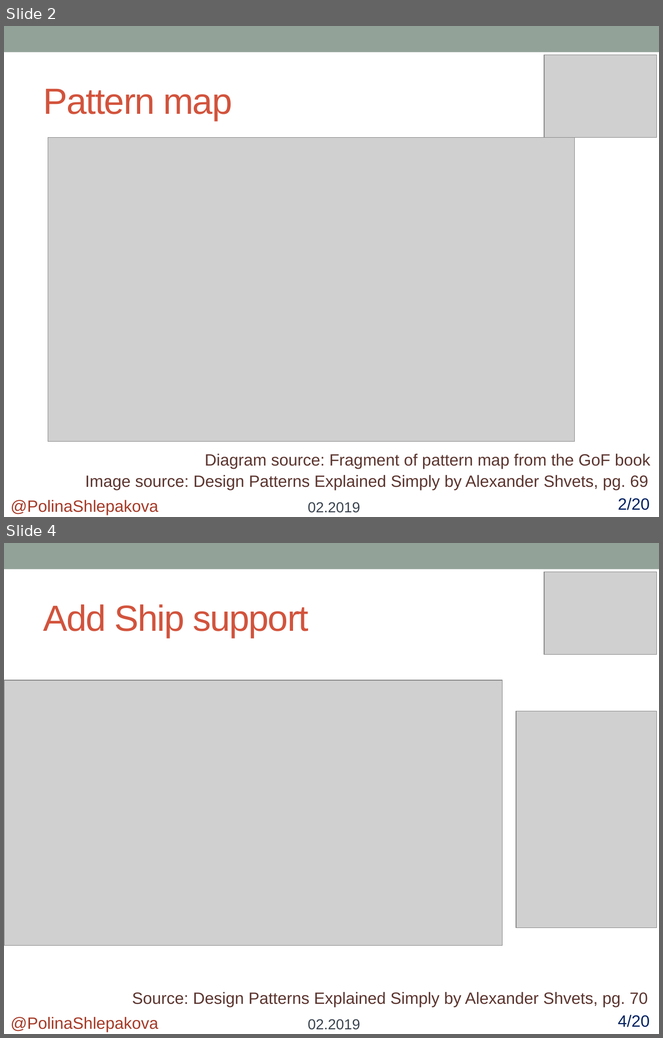
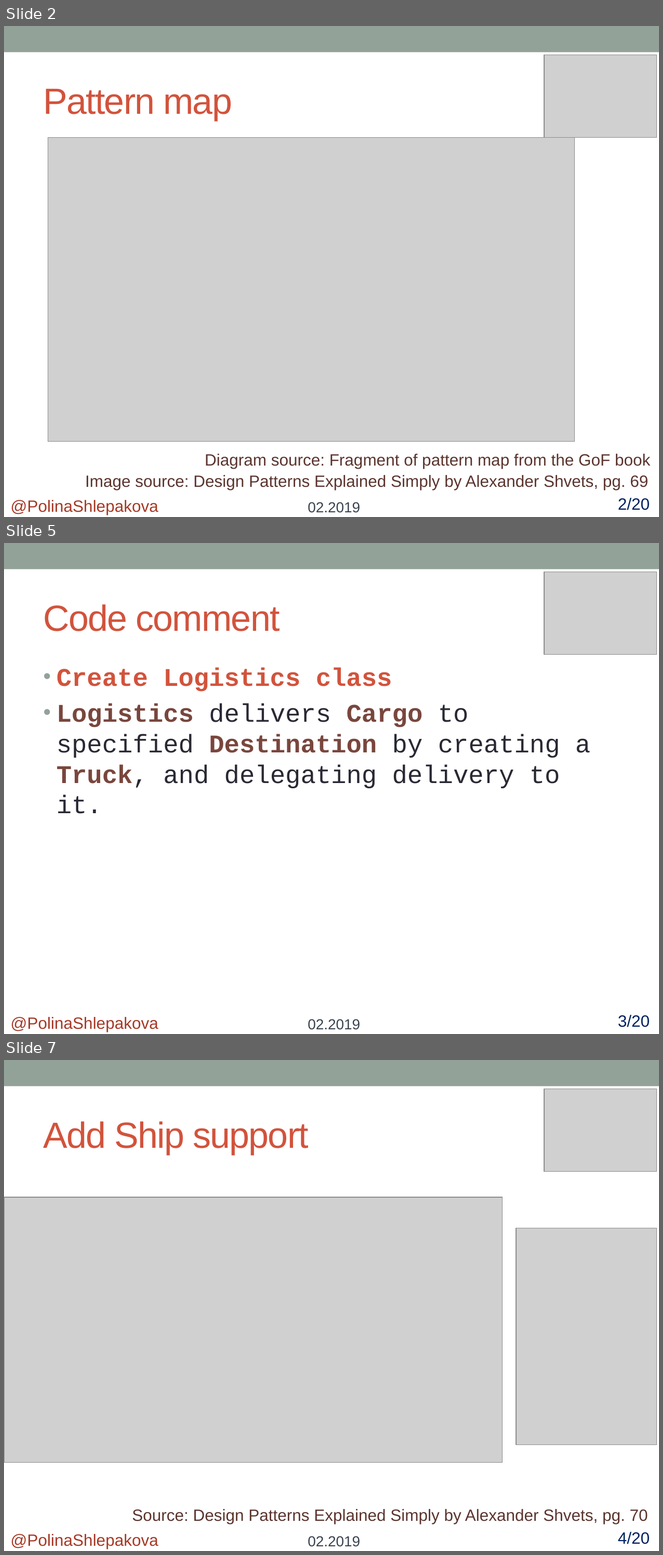
Before and after one commit to polykross/FactoryMethod-Facade, a slide deck: FactoryMethod/Presentation/FactoryMethod.pptx. Shown one above the other, each under a label of ours: slides 2 and 4 before the commit, slides 2, 5 and 7 after it; the slides between them are not shown. The pictures are 663x1038 and 663x1555 pixels, drawn with LibreOffice and Linux fonts; fonts in the diff are those of the drawing; grey boxes stand for pictures. Boxes give left, top, right and bottom in pixels: in the first picture for what was removed or moved away, otherwise in the second. Text is boxed around its words. In the diff, an @@ line names an element or a change of style, - is before the commit and + after.

```diff
--- a/FactoryMethod/Presentation/FactoryMethod.pptx
+++ b/FactoryMethod/Presentation/FactoryMethod.pptx
@@ slide 5 added at [4,543,659,1034], background #FFFFFF; not listed: 1 template element that a slide beside it also shows @@
@@ picture added at [545,572,657,654] @@
@@ title added at [44,604,280,631], 40 pt, text #D2533C @@
+Code comment
@@ text added at [57,668,591,814], 28 pt, text #292934 @@
+• Create Logistics class
+• Logistics delivers Cargo to specified Destination by creating a Truck, and delegating delivery to it.
@@ text added at [11,1017,158,1032], 18 pt, text #A53926 @@
+@PolinaShlepakova
@@ text added at [308,1019,360,1030], 16 pt, text #394350 @@
+02.2019
@@ text added at [618,1015,650,1028], 18 pt, text #002060 @@
+3/20
@@ what was slide 4 is now slide 7 @@
```
Also in this commit, not shown: 2 slides changed, 20 other slides added.
